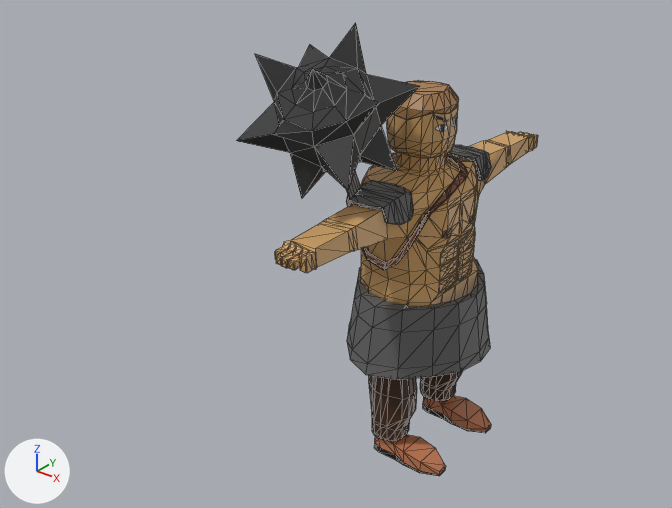
Renders of the glTF model fof/assets/base_game/cards/105 - Frederic the Fearless'0/model.glb from each side of a commit.
Before and after are seen from a camera (50 mm lens) standing at (2.28, -3.59, 3.15) and looking at (-0.31, -0.36, 1.15). The axes (+X, +Y, +Z) are drawn at lower left. The lights are the same throughout. The first picture is the older version. Mesh edges are drawn as thin lines. Vertices at exactly the same position are counted once.

Before the edit, the objects in view are built like this:
```python
mat_basepalette = principled_material('BasePalette')
mat_basepalette.texture = img_base_palette
mat_face = principled_material('Face')
mat_face.texture = img_face
me_cylinder_001 = bpy.data.meshes.new('Cylinder.001')
me_cylinder_001.from_pydata(...)  # 1439 vertices, 2870 faces; spans x -0.61..0.33, y -1.02..1.09, z 0.0..2.3
# faces by material slot: [2854, 16]
me_cylinder_001.materials.append(mat_basepalette)  # picture img_base_palette
me_cylinder_001.materials.append(mat_face)  # picture img_face
ob_fredericthefearless = bpy.data.objects.new('FredericTheFearless', me_cylinder_001)
ob_fredericthefearless.location = (0.0, 0.0, 0.0)
```
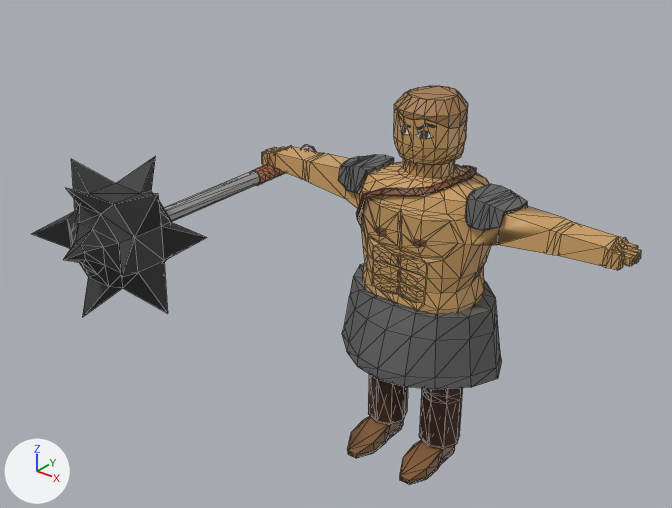
Pixel boxes [x1, y1, x2, y2] of what changed, in the pictures (672 x 508 px; the box of a moved part takes in the faces that stretch with it):
'FredericTheFearless', recoloured, reshaped (102% wider, 12% shorter)
    before: [237, 23, 538, 476]
    after: [32, 86, 642, 485]
part 1 of me_cylinder_001, moved or reshaped
    before: [349, 180, 414, 225]
    after: [338, 155, 394, 193]
part 2 of me_cylinder_001, moved or reshaped
    before: [447, 145, 491, 180]
    after: [465, 184, 527, 231]
part 3 of me_cylinder_001, moved or reshaped
    before: [237, 23, 420, 199]
    after: [32, 145, 316, 317]
part 4 of me_cylinder_001, rebuilt (11% wider)
    before: [347, 259, 491, 379]
    after: [342, 264, 502, 389]
part 5 of me_cylinder_001, rebuilt
    before: [346, 153, 468, 270]
    after: [356, 165, 477, 226]
part 6 of me_cylinder_001, added (brown)
    after: [368, 374, 408, 424]
part 7 of me_cylinder_001, added
    after: [419, 388, 463, 449]
part 8 of me_cylinder_001, added (brown)
    after: [347, 416, 403, 458]
part 9 of me_cylinder_001, added (brown)
    after: [400, 440, 455, 485]
part 10 of me_cylinder_001, deleted (brown)
    before: [420, 371, 491, 433]
part 11 of me_cylinder_001, moved or reshaped
    before: [275, 81, 538, 476]
    after: [262, 86, 642, 314]

Edits to the bpy script that builds the scene:
```text
Change mat_basepalette:
    add n3 = _N.new('ShaderNodeMix'); n3.name = 'Mix'
    add n3.data_type = 'RGBA'
    add n3.blend_type = 'MULTIPLY'
    add n3.inputs[0].default_value = 1.0  # 'Factor'
    add n4 = _N.new('ShaderNodeVertexColor'); n4.name = 'Color Attribute'
    where n2 = _N.new('ShaderNodeTexImage'); n2.name = 'Image Texture'
    where n0 = _N.new('ShaderNodeBsdfPrincipled'); n0.name = 'Principled BSDF'
    remove _L.new(n2.outputs[0], n0.inputs[0])  # 'Color' to 'Base Color'
    add _L.new(n3.outputs[2], n0.inputs[0])  # 'Result' to 'Base Color'
    add _L.new(n4.outputs[0], n3.inputs[7])  # 'Color' to 'B'
    add _L.new(n2.outputs[0], n3.inputs[6])  # 'Color' to 'A'
Change mat_face:
    add n3 = _N.new('ShaderNodeMix'); n3.name = 'Mix'
    add n3.data_type = 'RGBA'
    add n3.blend_type = 'MULTIPLY'
    add n3.inputs[0].default_value = 1.0  # 'Factor'
    add n4 = _N.new('ShaderNodeVertexColor'); n4.name = 'Color Attribute'
    where n2 = _N.new('ShaderNodeTexImage'); n2.name = 'Image Texture'
    where n0 = _N.new('ShaderNodeBsdfPrincipled'); n0.name = 'Principled BSDF'
    remove _L.new(n2.outputs[0], n0.inputs[0])  # 'Color' to 'Base Color'
    add _L.new(n3.outputs[2], n0.inputs[0])  # 'Result' to 'Base Color'
    add _L.new(n4.outputs[0], n3.inputs[7])  # 'Color' to 'B'
    add _L.new(n2.outputs[0], n3.inputs[6])  # 'Color' to 'A'
Change me_cylinder_001:
    used by ob_fredericthefearless; location = (0.0, 0.0, 0.0)
    remove me_cylinder_001.from_pydata(...)  # 1439 vertices, 2870 faces; spans x -0.61..0.33, y -1.02..1.09, z 0.0..2.3
    add me_cylinder_001.from_pydata(...)  # 1411 vertices, 2815 faces; spans x -1.27..1.07, y -1.47..0.33, z 0.0..1.94
    me_cylinder_001 part 1: the loose piece of 53 vertices spanning x -0.2..0.08, y -0.47..-0.23, z 1.41..1.54 is turned -90 degrees about the z axis through its middle, then moved by (-0.31, 0.29, 0.0)
    me_cylinder_001 part 2: the loose piece of 53 vertices spanning x -0.2..0.08, y 0.29..0.52, z 1.41..1.54 is turned -90 degrees about the z axis through its middle, then moved by (0.44, -0.46, 0.0)
    me_cylinder_001 part 3: the loose piece of 230 vertices spanning x -0.61..0.12, y -0.9..0.32, z 0.79..2.3 is multiplied about its middle by the matrix ((0.0, 0.819, 0.574), (-0.184, 0.564, -0.805), (-0.983, -0.105, 0.15)), then moved by (-0.75, -0.46, -0.27)
    me_cylinder_001 part 4: the loose piece of 112 vertices spanning x -0.44..0.33, y -0.44..0.49, z 0.58..0.95 is rebuilt with 128 vertices and now spans x -0.46..0.48, y -0.43..0.33, z 0.58..0.95
    me_cylinder_001 part 5: the loose piece of 108 vertices spanning x -0.45..0.16, y -0.31..0.22, z 1.12..1.57 is rebuilt with 84 vertices and now spans x -0.33..0.2, y -0.27..0.27, z 1.12..1.57
    me_cylinder_001 part 6: a new loose piece of 64 vertices spanning x -0.29..-0.07, y -0.17..0.04, z 0.1..0.71, in mat_basepalette
    me_cylinder_001 part 7: a new loose piece of 64 vertices spanning x 0.06..0.28, y -0.17..0.04, z 0.1..0.71, in mat_basepalette
    me_cylinder_001 part 8: a new loose piece of 60 vertices spanning x -0.25..-0.09, y -0.4..0.01, z 0.0..0.7, in mat_basepalette
    me_cylinder_001 part 9: a new loose piece of 60 vertices spanning x 0.1..0.25, y -0.4..0.01, z 0.0..0.7, in mat_basepalette
    me_cylinder_001 part 10: the loose piece of 137 vertices spanning x -0.18..0.28, y 0.16..0.35, z 0.0..0.72 is deleted
    me_cylinder_001 part 11: 1 vertex moved within x -0.13, y -0.11, z 1.56; 744 vertices removed from x -0.37..0.28, y -1.02..1.09, z 0.0..1.94; 613 vertices added at x -1.04..1.07, y -0.28..0.26, z 0.7..1.94
```
